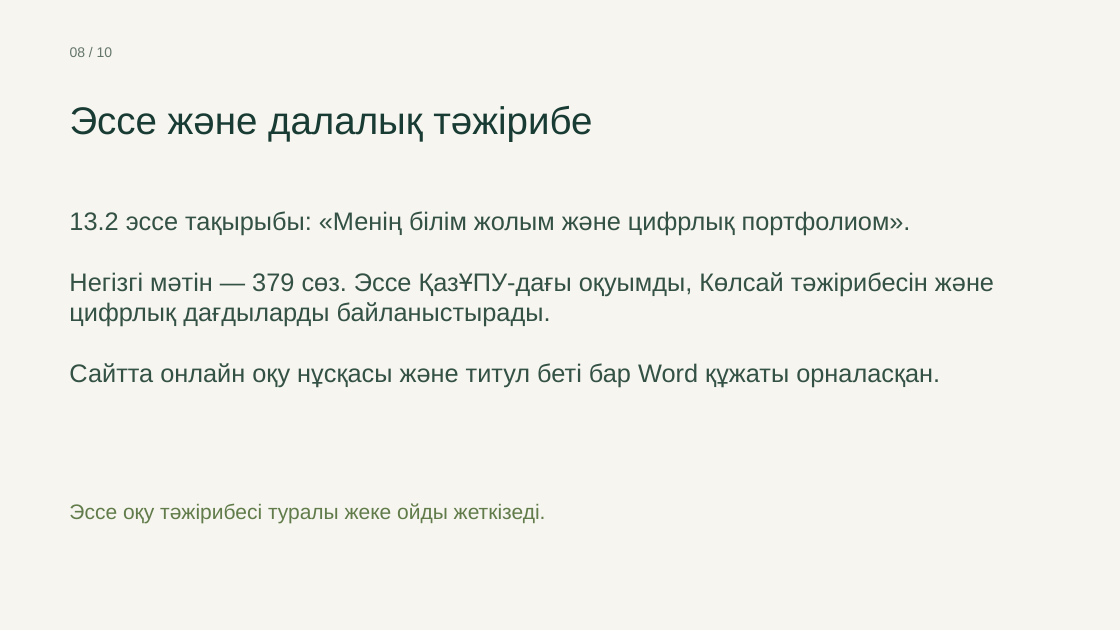
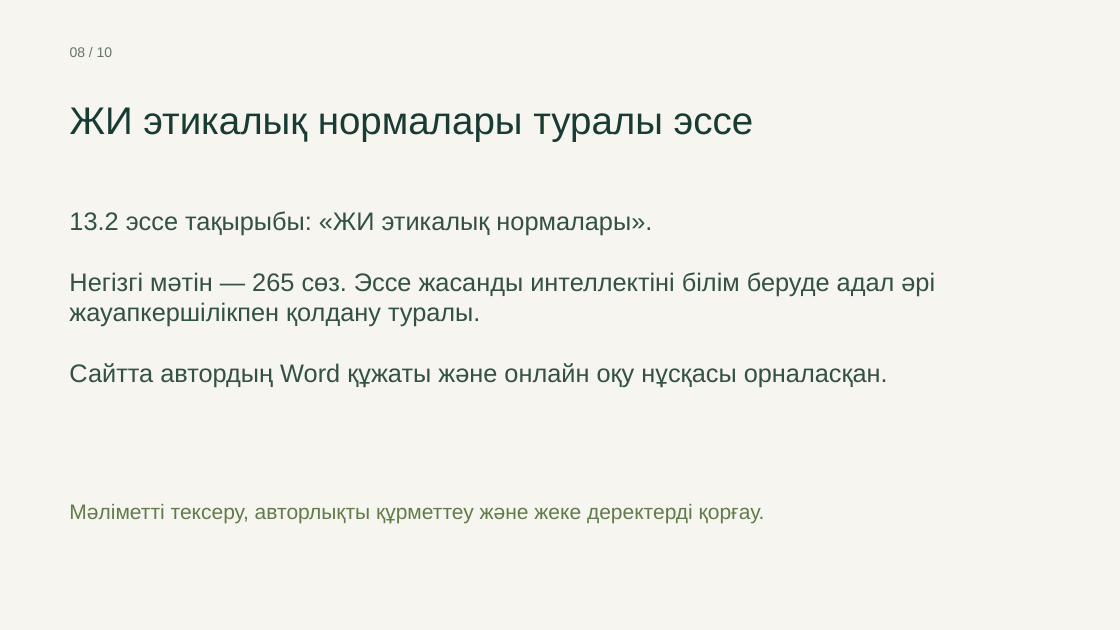
Before and after one commit to Saprans/Saprans.github.io, a slide deck: slide 8 of files/12_1_HTML_CSS_GitHub.pptx. Drawn at 1120x630 pixels with LibreOffice and Linux fonts; fonts in the diff are those of the drawing. Boxes give left, top, right and bottom in pixels: in the first picture for what was removed or moved away, otherwise in the second. Text is boxed around its words. In the diff, an @@ line names an element or a change of style, - is before the commit and + after.

```diff
--- a/files/12_1_HTML_CSS_GitHub.pptx
+++ b/files/12_1_HTML_CSS_GitHub.pptx
@@ text at (70, 107, 754, 142): text changed @@
-Эссе және далалық тәжірибе
+ЖИ этикалық нормалары туралы эссе
@@ text at (69, 211, 935, 388): text changed @@
-13.2 эссе тақырыбы: «Менің білім жолым және цифрлық портфолиом».
-Негізгі мәтін — 379 сөз. Эссе ҚазҰПУ-дағы оқуымды, Көлсай тәжірибесін және цифрлық дағдыларды байланыстырады.
-Сайтта онлайн оқу нұсқасы және титул беті бар Word құжаты орналасқан.
+13.2 эссе тақырыбы: «ЖИ этикалық нормалары».
+Негізгі мәтін — 265 сөз. Эссе жасанды интеллектіні білім беруде адал әрі жауапкершілікпен қолдану туралы.
+Сайтта автордың Word құжаты және онлайн оқу нұсқасы орналасқан.
@@ text at (69, 504, 765, 523): text changed @@
-Эссе оқу тәжірибесі туралы жеке ойды жеткізеді.
+Мәліметті тексеру, авторлықты құрметтеу және жеке деректерді қорғау.
```
Also in this commit, not shown: 4 other files.
